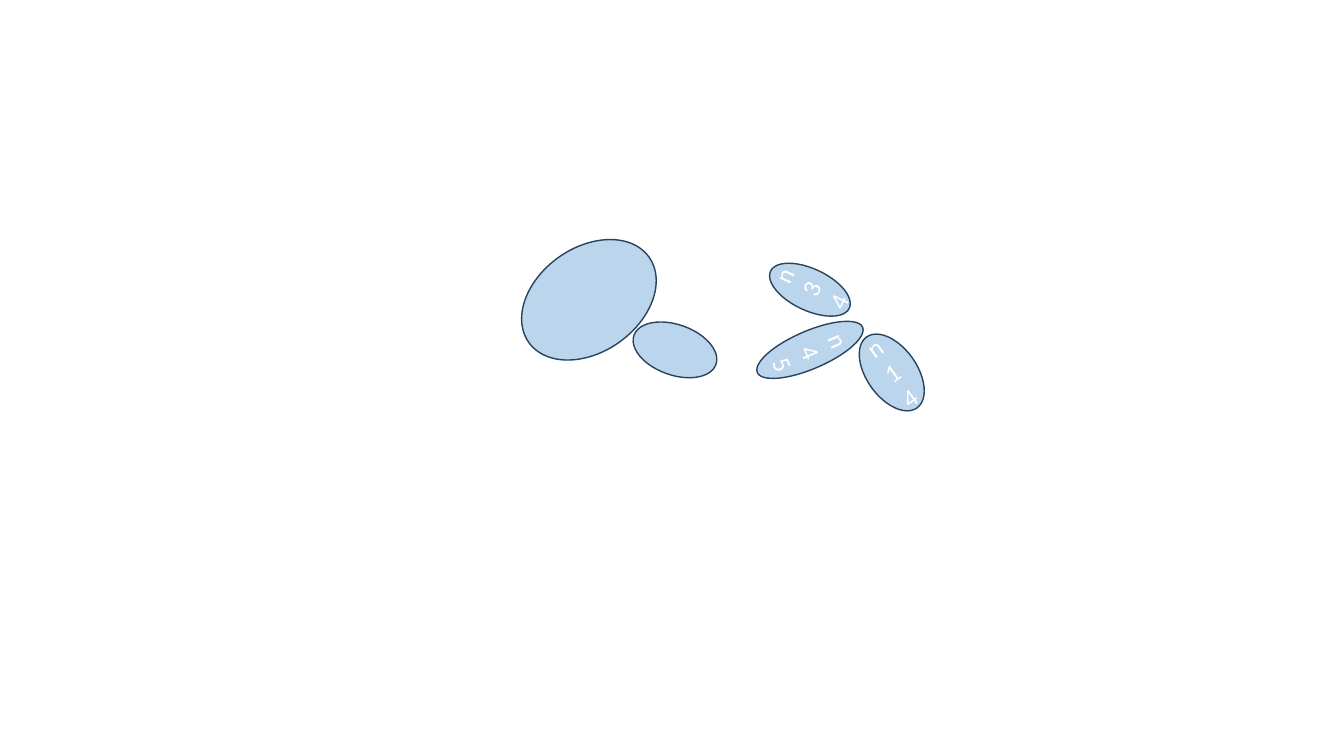
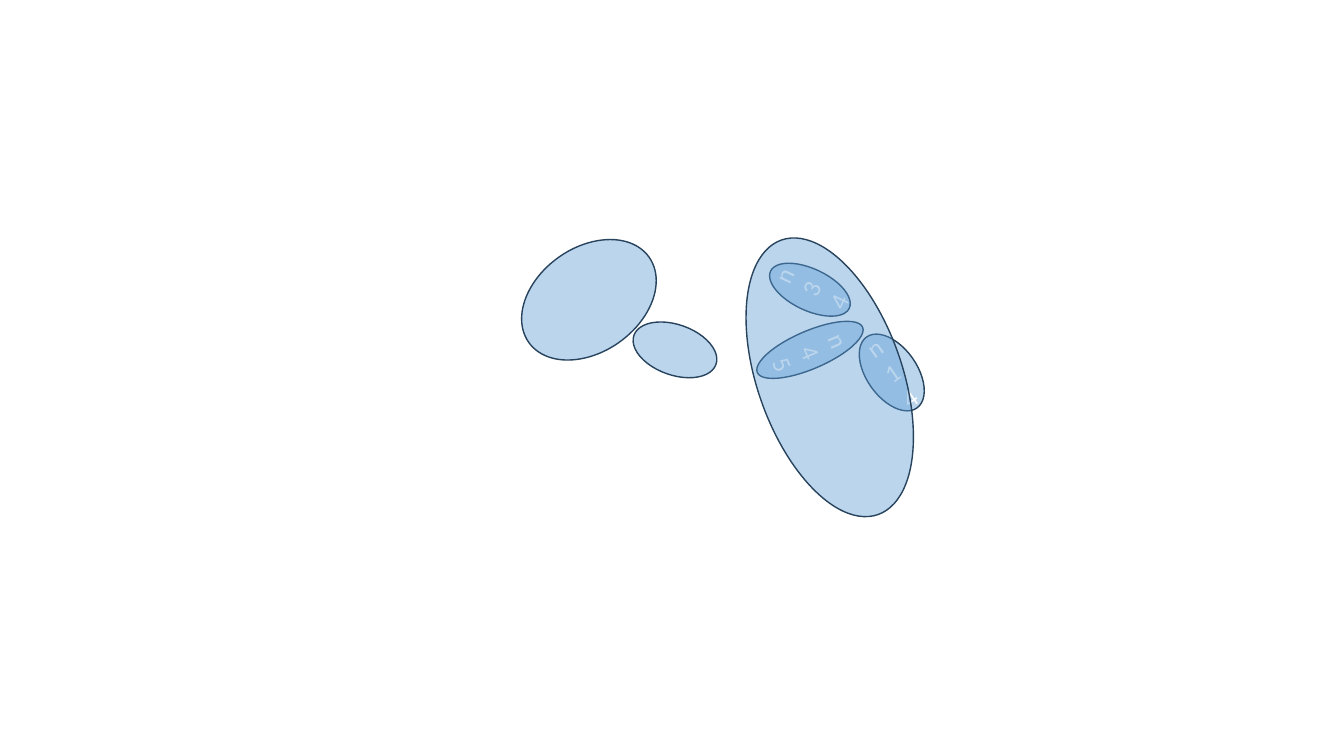
Before and after one commit to zdrobix/csubb, a slide deck: slide 1 of Semestru 3/Retele de calculatoare/lab/lab10/lab10_tema.pptx. Drawn at 1344x756 pixels with LibreOffice and Linux fonts; fonts in the diff are those of the drawing; background and template pictures are left out. Boxes give left, top, right and bottom in pixels: in the first picture for what was removed or moved away, otherwise in the second. Text is boxed around its words. In the diff, an @@ line names an element or a change of style, - is before the commit and + after.

```diff
--- a/Semestru 3/Retele de calculatoare/lab/lab10/lab10_tema.pptx
+++ b/Semestru 3/Retele de calculatoare/lab/lab10/lab10_tema.pptx
@@ ellipse added at bbox=[713, 216, 947, 539], fill #5B9BD5 at 41% opacity, outline #28445D 1 pt @@
```
Also in this commit, not shown: 1 other slide changed, 15 other files.
